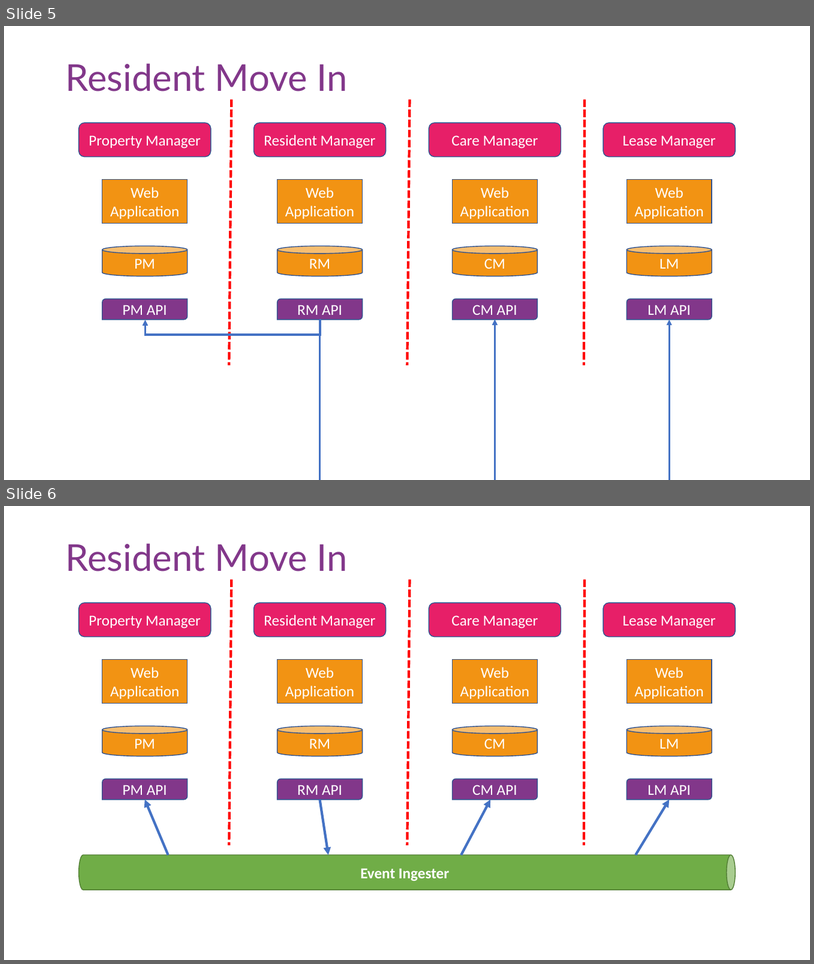
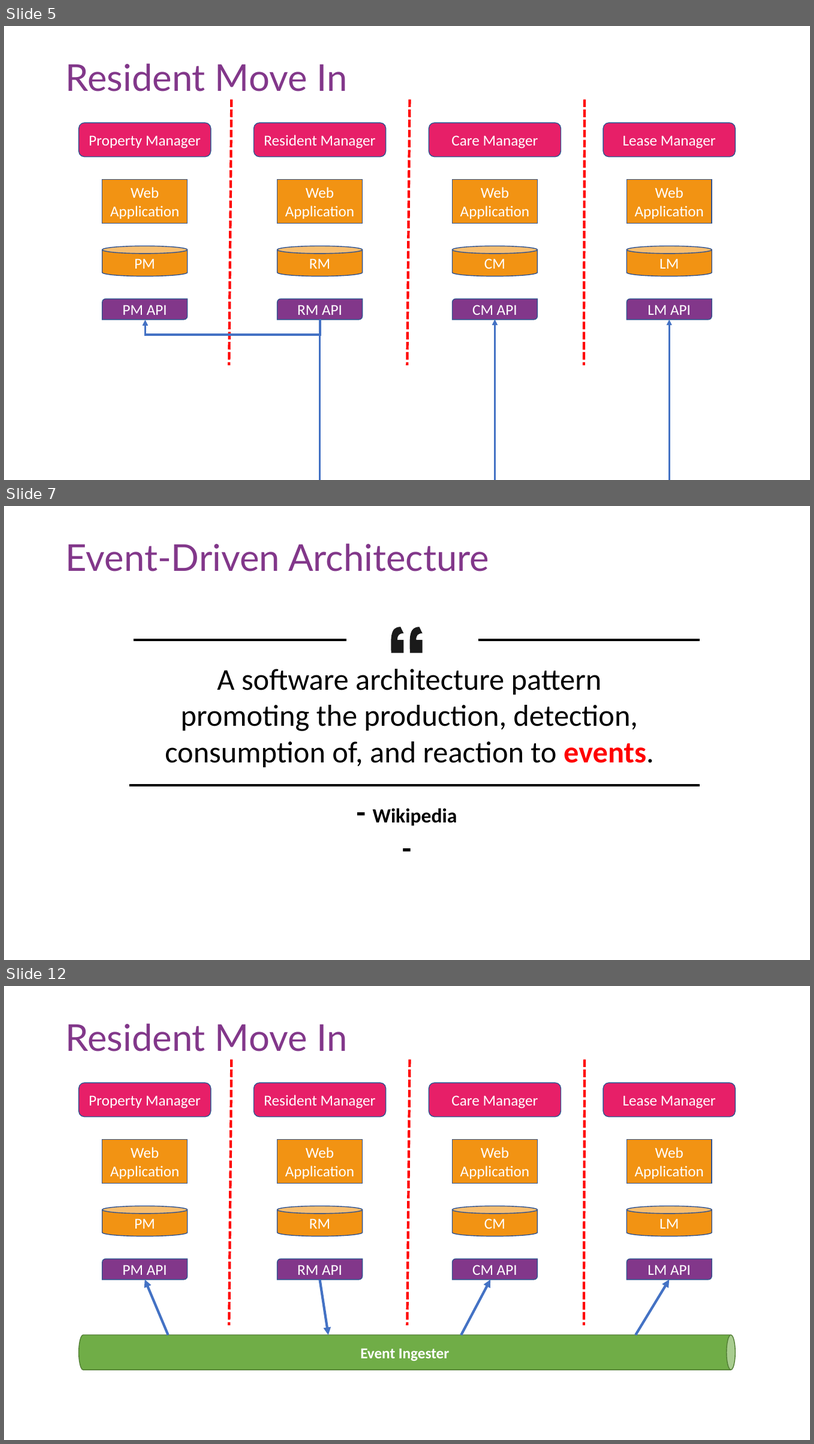
Before and after one commit to TaleLearnCode/FileName-EventDrivenArchitectedMicroservice, a slide deck: FileNew-EventDrivenArchitectedMicroservice_SACLondon.pptx. Shown one above the other, each under a label of ours: slides 5 and 6 before the commit, slides 5, 7 and 12 after it; the slides between them are not shown. The pictures are 814x964 and 814x1444 pixels, drawn with LibreOffice and Linux fonts; fonts in the diff are those of the drawing; background and template pictures are left out. Boxes give left, top, right and bottom in pixels: in the first picture for what was removed or moved away, otherwise in the second. Text is boxed around its words. In the diff, an @@ line names an element or a change of style, - is before the commit and + after.

```diff
--- a/FileNew-EventDrivenArchitectedMicroservice_SACLondon.pptx
+++ b/FileNew-EventDrivenArchitectedMicroservice_SACLondon.pptx
@@ slide 7 added at (x1=4, y1=506, x2=810, y2=960), background picture (left out) @@
@@ title added at (x1=65, y1=543, x2=489, y2=571), 44 pt, text #82378A @@
+Event-Driven Architecture
@@ freeform shape added at (x1=391, y1=627, x2=404, y2=652), fill #1A1A1A @@
@@ freeform shape added at (x1=410, y1=627, x2=423, y2=652), fill #1A1A1A @@
@@ line added from (134, 640) to (347, 640), #000000 3 pt @@
@@ line added from (478, 640) to (700, 640), #000000 3 pt @@
@@ text added at (x1=165, y1=669, x2=654, y2=767), 36 pt, text #000000 @@
+A software architecture pattern promoting the production, detection, consumption of, and reaction to events.
@@ line added from (129, 785) to (700, 785), #000000 3 pt @@
@@ text added at (x1=373, y1=808, x2=458, y2=826), 24 pt, text #000000, bold @@
+- Wikipedia -
@@ what was slide 6 is now slide 12 @@
```
Also in this commit, not shown: 1 slide changed, 7 other slides added, 2 other files.
